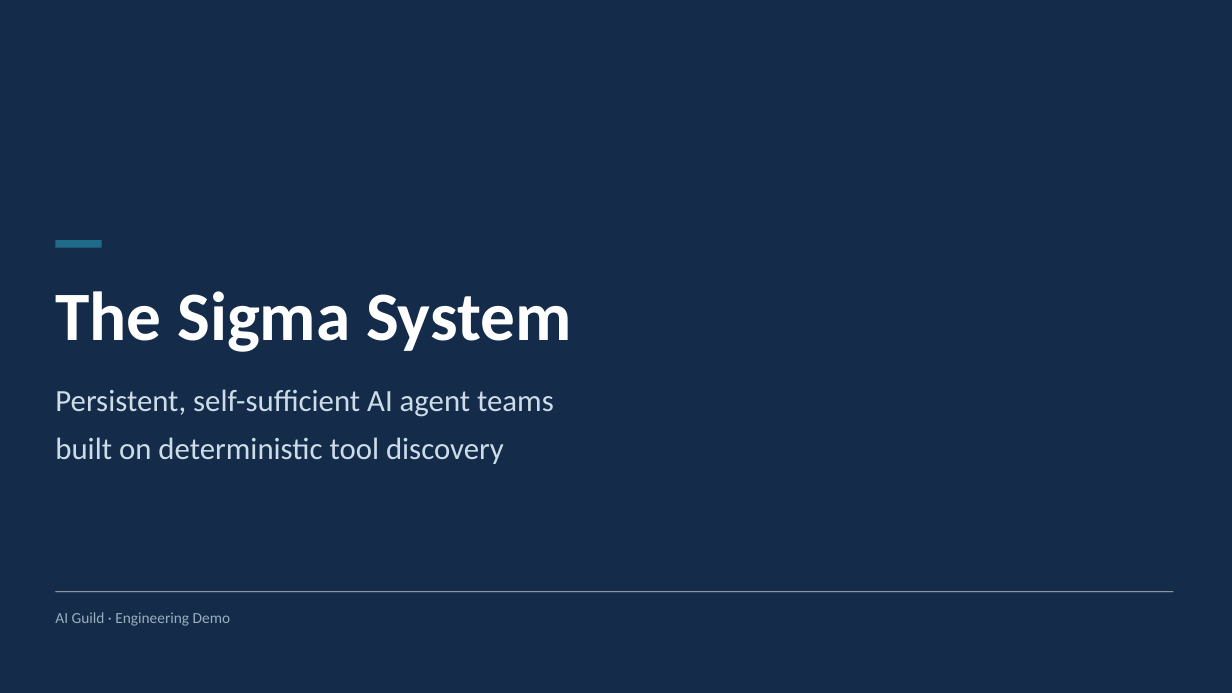
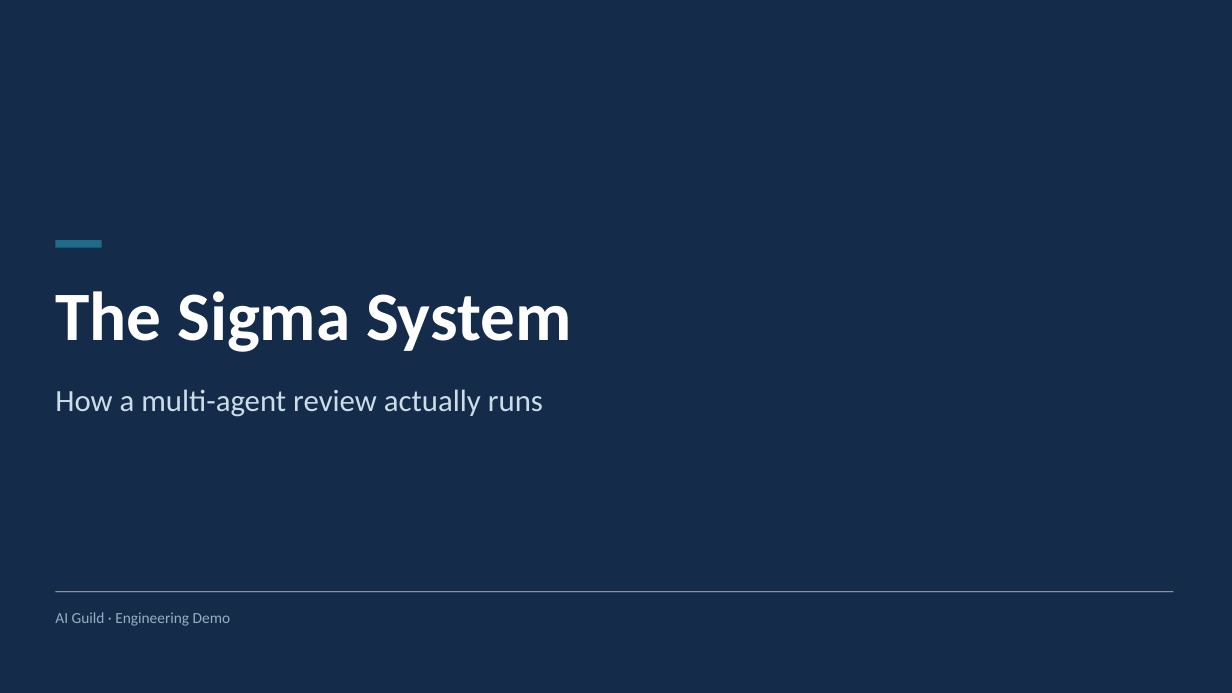
Before and after one commit to coloradored13/sigma-system-overview, a slide deck: slide 1 of sigma-system-demo.pptx. Drawn at 1232x693 pixels with LibreOffice and Linux fonts; fonts in the diff are those of the drawing. Boxes give left, top, right and bottom in pixels: in the first picture for what was removed or moved away, otherwise in the second. Text is boxed around its words. In the diff, an @@ line names an element or a change of style, - is before the commit and + after.

```diff
--- a/sigma-system-demo.pptx
+++ b/sigma-system-demo.pptx
@@ text at box(55, 389, 543, 417): text changed @@
-Persistent, self-sufficient AI agent teams
-built on deterministic tool discovery
+How a multi-agent review actually runs
```
Also in this commit, not shown: 4 other slides changed, 8 slides added, 6 slides removed.
